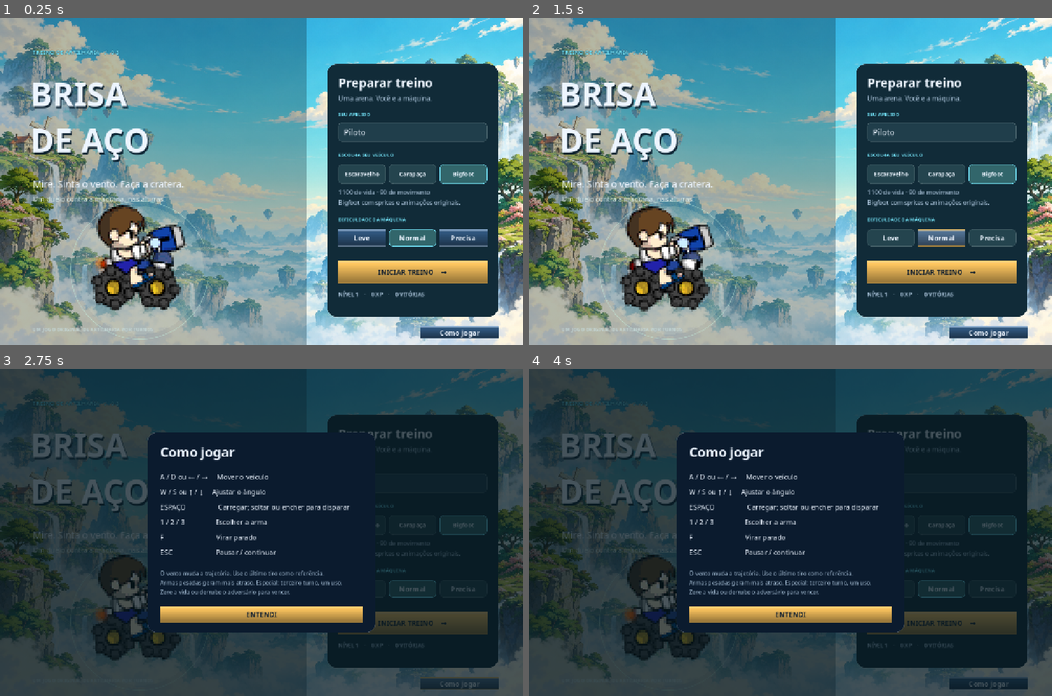
Above: before the commit, frames 1-4 (two rows, left to right).
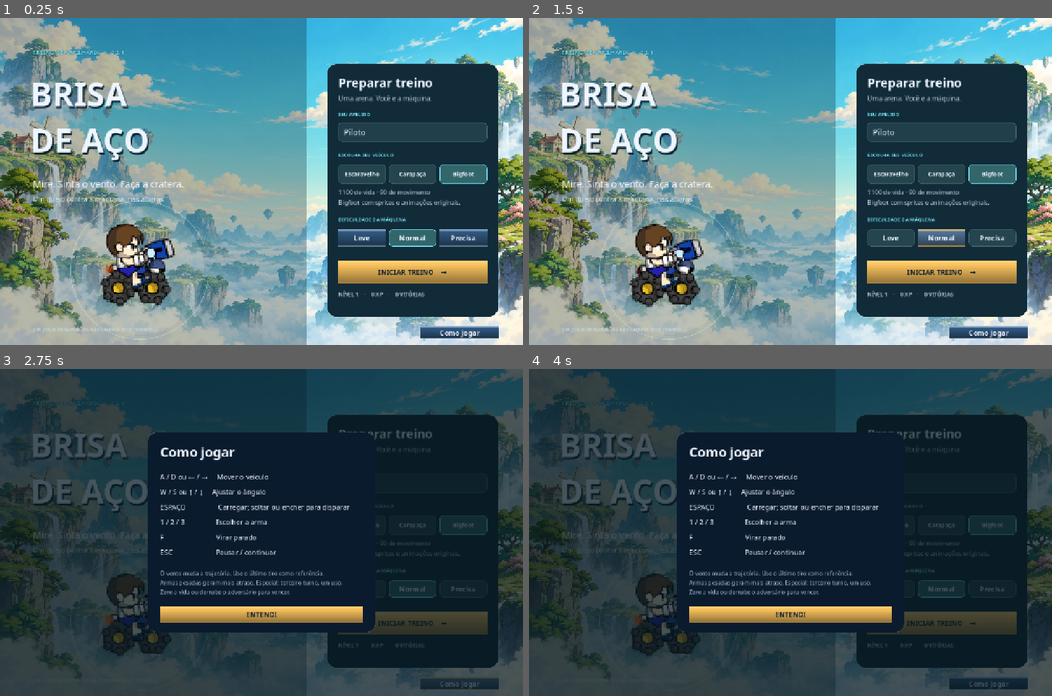
Above: after the commit, the same moments.

Repository: guichafy/gunbound-recomp
Game: Godot game, scene res://scenes/main.tscn
Same seed, same stepped clock (60 frames per second), same inputs: the game is played once before the commit and once after it.
Inputs:
- Up to frame 1 (0.25 s): no input
- Up to frame 2 (1.5 s): click "Normal" at 0.5 s; click "Normal" at 1.25 s
- Up to frame 3 (2.75 s): click "Como jogar" at 2 s
- Up to frame 4 (4 s): click "Como jogar" at 2.75 s; click "Escaravelho" at 3.5 s

The runs differ from the first frame. In frame 1, 3.5% of the frame differs, in the area x 17-36%, y 10-90%; in frame 2, 3.5%; in frame 3, 1.6%; in frame 4, 1.6%.

Commit message:
fix: reduz escala do Bigfoot na versao 0.3.1

Diff:
--- a/scripts/battle_art.gd
+++ b/scripts/battle_art.gd
@@ -85,7 +85,7 @@
 	var alpha := clampf(1.0 - dead / 1.15, 0.0, 1.0) if actor.hp <= 0 else 1.0
 	var color := Color(1, 0.65, 0.6, alpha) if state.hurt > 0.0 and int(time * 24.0) % 2 == 0 else Color(1, 1, 1, alpha)
 	if actor.vehicle == 2:
-		view.bigfoot.draw(view, pos + offset, 80.0, actor.facing, rotation, atlas_frame(view, index), color)
+		view.bigfoot.draw(view, pos + offset, 60.0, actor.facing, rotation, atlas_frame(view, index), color)
 	else:
 		view.draw_sprite(actor.vehicle, render_pos, 100.0, actor.facing, rotation, Vector2(1.0 + recoil * 0.05, 1.0 - recoil * 0.07), color)
 	if actor.hp <= 0:
--- a/scripts/game.gd
+++ b/scripts/game.gd
@@ -101,7 +101,7 @@
 	effects.clear()
 	floating.clear()
 	replace_root()
-	var tag := ui.label(root, "TREINO DE ARTILHARIA   /   0.3", Vector2(80, 74), Vector2(530, 24), 14, ui.TEAL, true)
+	var tag := ui.label(root, "TREINO DE ARTILHARIA   /   0.3.1", Vector2(80, 74), Vector2(530, 24), 14, ui.TEAL, true)
 	tag.add_theme_constant_override("outline_size", 2)
 	tag.add_theme_color_override("font_outline_color", ui.INK)
 	var title := ui.label(root, "BRISA\nDE AÇO", Vector2(74, 130), Vector2(650, 235), 80, ui.CREAM, true)
@@ -555,7 +555,7 @@
 		draw_rect(Rect2(0, 0, 750, 800), Color(0.035, 0.13, 0.17, 0.30))
 		draw_circle(Vector2(342, 617), 157.0, Color(0.93, 0.96, 0.87, 0.14))
 		draw_arc(Vector2(342, 617), 169.0, 0.1, TAU - 0.4, 90, Color(0.78, 0.95, 0.88, 0.45), 1.5, true)
-		draw_sprite(vehicle, Vector2(335, 662 + sin(elapsed * 1.6) * 5), 230.0 if vehicle == 2 else 270.0, 1)
+		draw_sprite(vehicle, Vector2(335, 662 + sin(elapsed * 1.6) * 5), 180.0 if vehicle == 2 else 270.0, 1)
 		return
 	if model.terrain == null:
 		return
Binary file changed: docs/bigfoot-arena.png
Binary file changed: docs/bigfoot-charge.png
Binary file changed: docs/bigfoot-firing.png
Binary file changed: docs/bigfoot-menu.png
Binary file changed: docs/bigfoot-moving.png
Not shown, changed: export_presets.cfg
Not shown, changed: AGENTS.md
Not shown, changed: README.md
Not shown, changed: docs/progress.md
Not shown, changed: docs/sdd/BIGFOOT_0_3.md
Not shown, changed: docs/sdd/DECISIONS.md
Not shown, changed: docs/sdd/HANDOFF.md
(and 3 more such lines)
